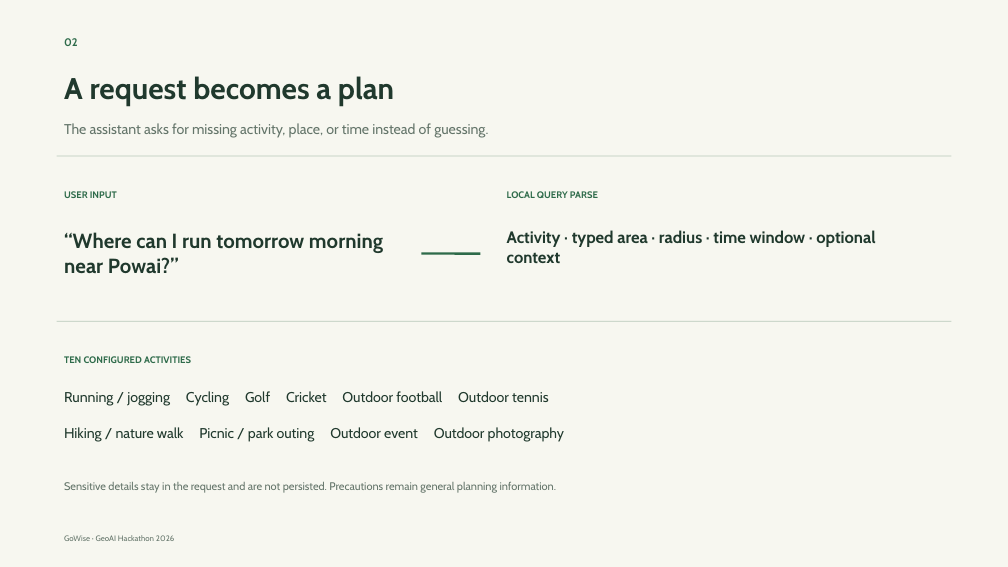
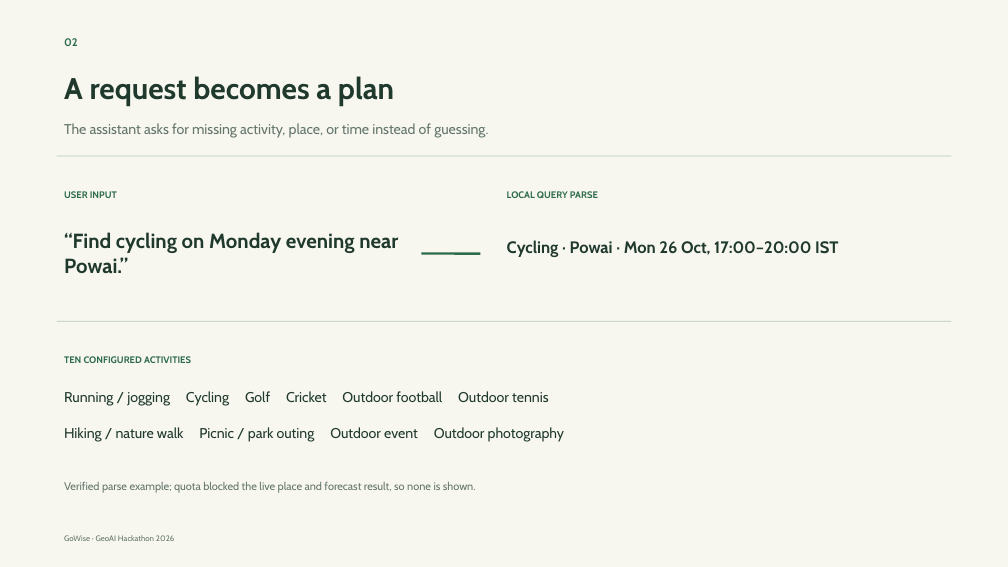
Before and after one commit to Jiteshhh08/GoWise---Ai-Outdoor-Planner, a slide deck: slide 2 of submission/GoWise-GeoAI-Hackathon-2026-Submission.pptx. Drawn at 1008x567 pixels with LibreOffice and Linux fonts; fonts in the diff are those of the drawing. Boxes give left, top, right and bottom in pixels: in the first picture for what was removed or moved away, otherwise in the second. Text is boxed around its words. In the diff, an @@ line names an element or a change of style, - is before the commit and + after.

Commit message:
docs: add verified query example to submission deck

```diff
--- a/submission/GoWise-GeoAI-Hackathon-2026-Submission.pptx
+++ b/submission/GoWise-GeoAI-Hackathon-2026-Submission.pptx
@@ text at [64, 232, 398, 274]: text changed @@
-“Where can I run tomorrow morning near Powai?”
+“Find cycling on Monday evening near Powai.”
@@ text at [507, 240, 838, 257]: text changed @@
-Activity · typed area · radius · time window · optional context
+Cycling · Powai · Mon 26 Oct, 17:00–20:00 IST
@@ text at [64, 482, 476, 493]: text changed @@
-Sensitive details stay in the request and are not persisted. Precautions remain general planning information.
+Verified parse example; quota blocked the live place and forecast result, so none is shown.
```
